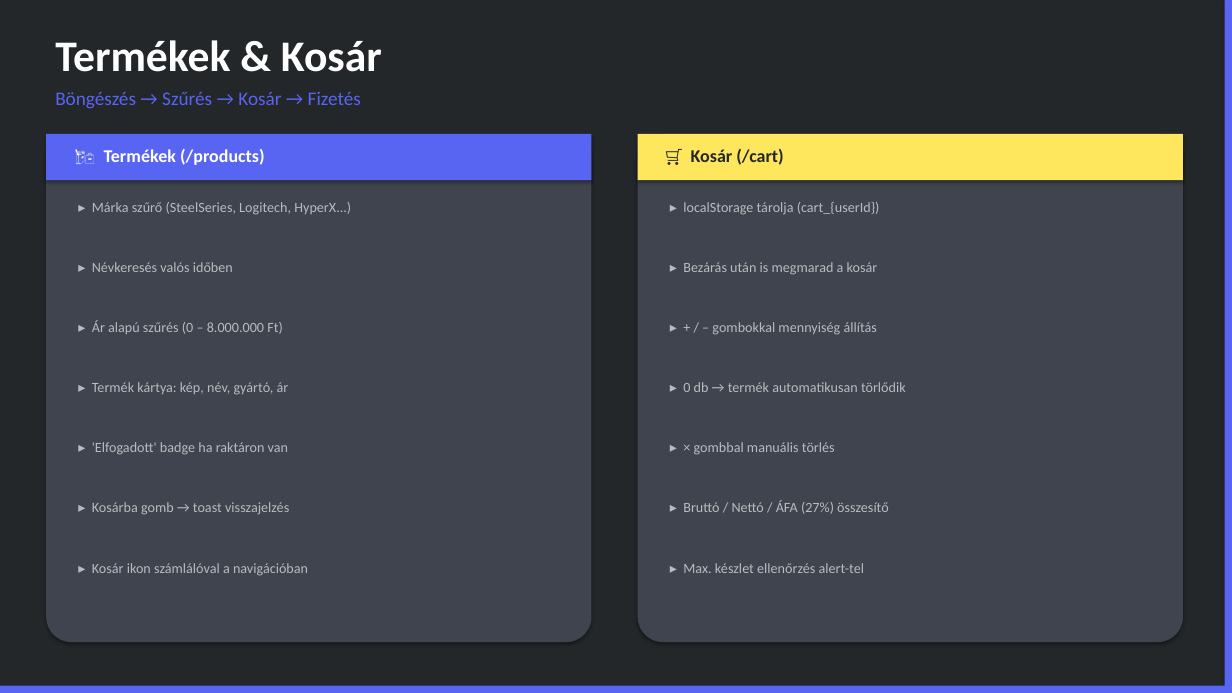
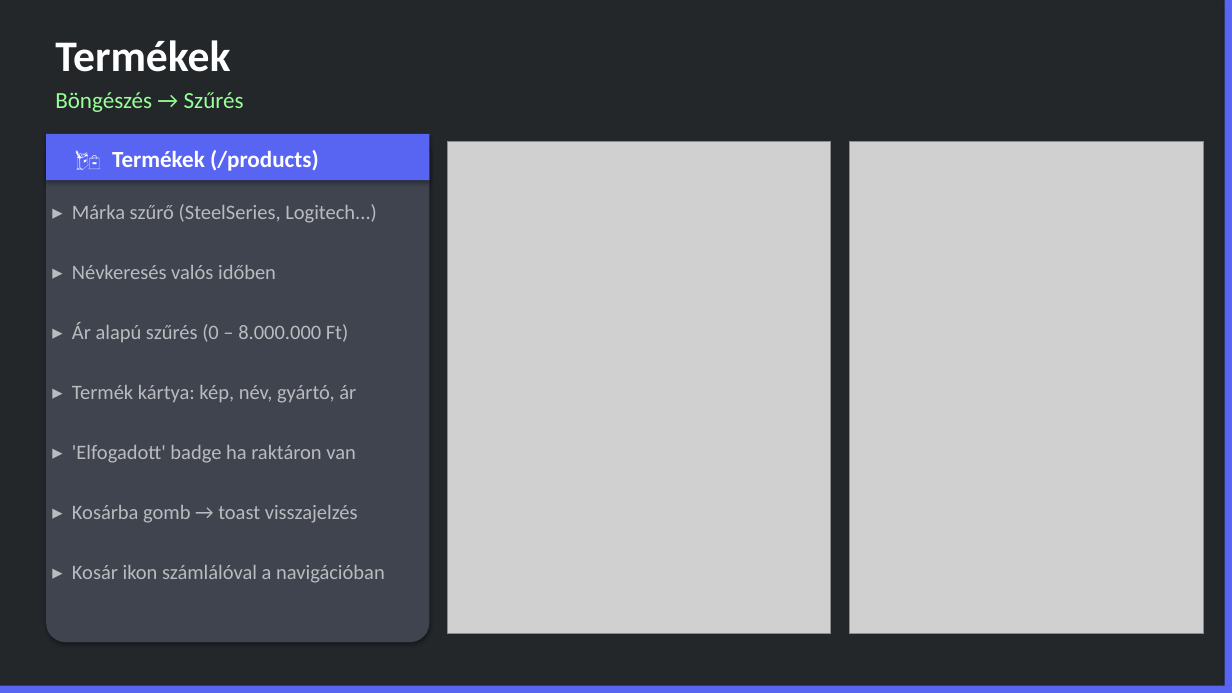
Before and after one commit to Grofrichard02/Notrox_WEB, a slide deck: slide 13 of NOTROX_Prezentacio_Final.pptx (slide 11 before the commit). Drawn at 1232x693 pixels with LibreOffice and Linux fonts; fonts in the diff are those of the drawing; grey boxes stand for pictures. Boxes give left, top, right and bottom in pixels: in the first picture for what was removed or moved away, otherwise in the second. Text is boxed around its words. In the diff, an @@ line names an element or a change of style, - is before the commit and + after.

Commit message:
ppt

```diff
--- a/NOTROX_Prezentacio_Final.pptx
+++ b/NOTROX_Prezentacio_Final.pptx
@@ text at bbox=[55, 40, 230, 72]: text changed @@
-Termékek & Kosár
+Termékek
@@ text at bbox=[55, 92, 244, 112]: text changed; size 15 to 18 pt; text colour #5865F2 to #99FF99 @@
-Böngészés → Szűrés → Kosár → Fizetés
+Böngészés → Szűrés
@@ rounded rectangle: place and size @@
-rounded rectangle at bbox=[46, 134, 592, 642]
+rounded rectangle at bbox=[46, 134, 430, 642]
@@ rectangle: place and size @@
-rectangle at bbox=[46, 134, 592, 180]
+rectangle at bbox=[46, 134, 430, 180]
@@ text "🛍️ Termékek (/products)" at bbox=[112, 150, 319, 171]: size 14 to 18 pt @@
@@ picture added at bbox=[448, 141, 832, 634] @@
@@ rounded rectangle removed at bbox=[638, 134, 1183, 642] @@
@@ rectangle removed at bbox=[638, 134, 1183, 180] @@
@@ text removed at bbox=[691, 149, 783, 165] @@
-🛒 Kosár (/cart)
@@ picture added at bbox=[849, 141, 1203, 634] @@
@@ text at bbox=[72, 204, 377, 223]: text changed; size 11 to 16 pt @@
-▸ Márka szűrő (SteelSeries, Logitech, HyperX...)
+▸ Márka szűrő (SteelSeries, Logitech...)
@@ text removed at bbox=[683, 202, 880, 215] @@
-▸ localStorage tárolja (cart_{userId})
@@ text "▸ Névkeresés valós időben": place and size @@
-text "▸ Névkeresés valós időben" at bbox=[92, 262, 233, 272]
+text "▸ Névkeresés valós időben" at bbox=[72, 265, 276, 279]
@@ text removed at bbox=[683, 262, 878, 275] @@
-▸ Bezárás után is megmarad a kosár
@@ text "▸ Ár alapú szűrés (0 ...": place and size @@
-text "▸ Ár alapú szűrés (0 ..." at bbox=[92, 320, 283, 334]
+text "▸ Ár alapú szűrés (0 ..." at bbox=[72, 322, 348, 342]
@@ text removed at bbox=[712, 322, 877, 335] @@
-▸ + / – gombokkal mennyiség állítás
@@ text "▸ Termék kártya: kép, név, ...": place and size @@
-text "▸ Termék kártya: kép, név, ..." at bbox=[92, 382, 289, 395]
+text "▸ Termék kártya: kép, név, ..." at bbox=[72, 385, 356, 403]
@@ text removed at bbox=[683, 382, 906, 392] @@
-▸ 0 db → termék automatikusan törlődik
@@ text "▸ 'Elfogadott' badge ha raktáron ...": place and size @@
-text "▸ 'Elfogadott' badge ha raktáron ..." at bbox=[92, 442, 288, 455]
+text "▸ 'Elfogadott' badge ha raktáron ..." at bbox=[72, 445, 356, 463]
@@ text removed at bbox=[694, 442, 835, 455] @@
-▸ × gombbal manuális törlés
@@ text "▸ Kosárba gomb → toast ...": place and size @@
-text "▸ Kosárba gomb → toast ..." at bbox=[92, 502, 289, 515]
+text "▸ Kosárba gomb → toast ..." at bbox=[72, 505, 358, 523]
@@ text removed at bbox=[683, 501, 889, 514] @@
-▸ Bruttó / Nettó / ÁFA (27%) összesítő
@@ size 11 to 16 pt in 6 elements at bbox=[72, 265, 276, 279], bbox=[72, 322, 348, 342], bbox=[72, 385, 356, 403], bbox=[72, 445, 356, 463], bbox=[72, 505, 358, 523], bbox=[72, 565, 385, 583] @@
@@ text "▸ Kosár ikon számlálóval a ...": place and size @@
-text "▸ Kosár ikon számlálóval a ..." at bbox=[92, 563, 308, 576]
+text "▸ Kosár ikon számlálóval a ..." at bbox=[72, 565, 385, 583]
@@ text removed at bbox=[683, 563, 865, 573] @@
-▸ Max. készlet ellenőrzés alert-tel
```
Also in this commit, not shown: 18 other slides changed, 6 slides added, 1 slide removed.
